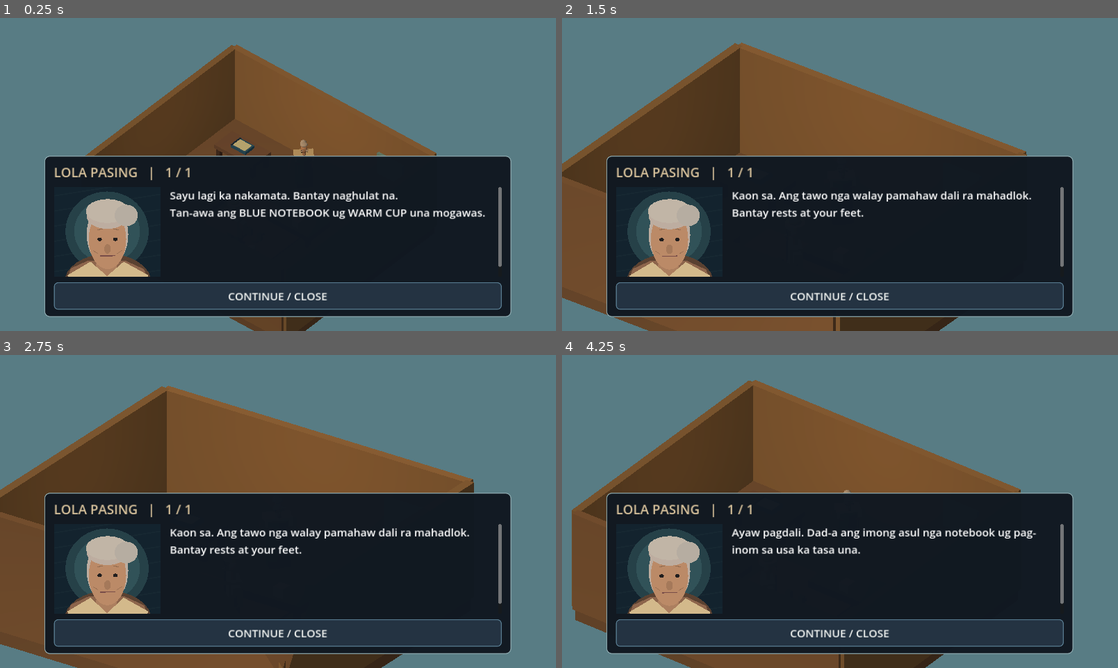
Above: before the commit, frames 1-4 (two rows, left to right).
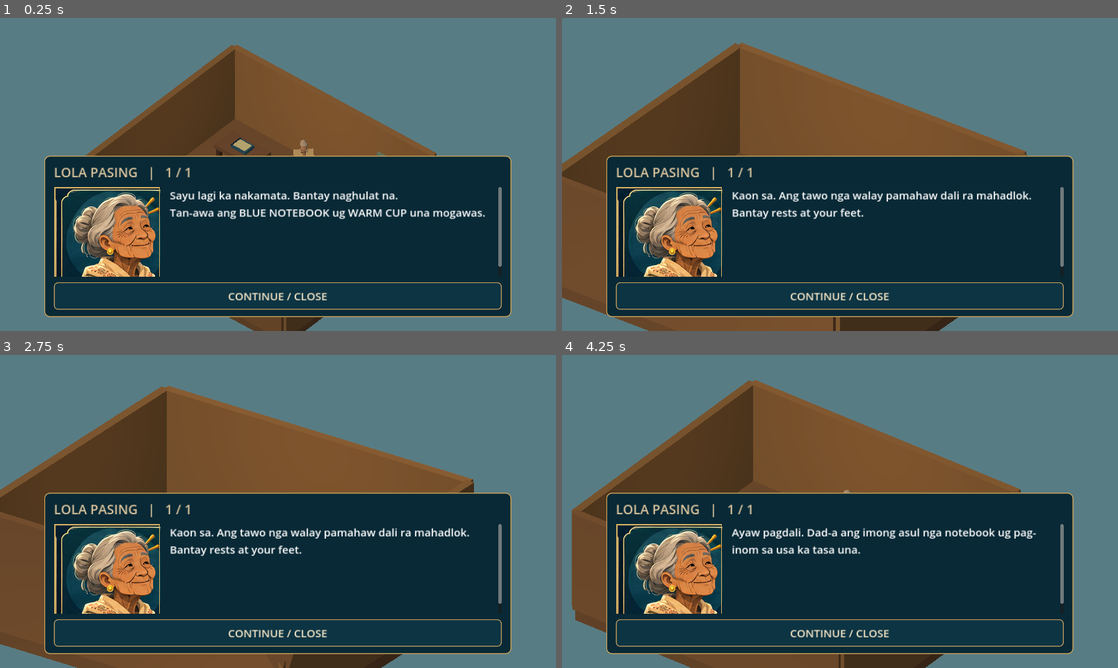
Above: after the commit, the same moments.

Repository: LokiJ07/Tabi-tabi
Game: Godot game, scene res://scenes/main.tscn
Same seed, same stepped clock (60 frames per second), same inputs: the game is played once before the commit and once after it.
Inputs (mouse positions are in pixels of both pictures, inside the frame that each line leads up to):
- Up to frame 1 (0.25 s): no input
- Up to frame 2 (1.5 s): tap Enter (ui_accept) at 0.5, 0.77 s; move the mouse to (962, 158) at 0.52 s; hold Right (ui_right) 0.53-1.25 s; click (962, 158) at 0.67 s; drag from (728, 190) to (812, 237) at 1.27 s
- Up to frame 3 (2.75 s): move the mouse to (333, 442) at 2.02 s; hold Right (ui_right) from 2.03 s (still down)
- Up to frame 4 (4.25 s): release Right (ui_right) at 2.75 s; drag from (812, 574) to (673, 464) at 2.77 s; tap Enter (ui_accept) at 3.5, 3.77 s; move the mouse to (1006, 558) at 3.52 s; hold Left (ui_left) from 3.53 s (still down)

The runs differ from the first frame. In frame 1, 5.3% of the frame differs, in the area x 8-92%, y 44-96%; in frame 2, 5.2%; in frame 3, 5.3%; in frame 4, 5.3%.

Commit message:
art(night1): integrate approved painted busts, mangrove shoreline, nipa facades and themed mobile UI

Diff:
--- a/scripts/main.gd
+++ b/scripts/main.gd
@@ -13,6 +13,7 @@
 const SpeakerPortrait = preload("res://scripts/ui/speaker_portrait.gd")
 const ConversationPages = preload("res://scripts/narrative/conversation_pages.gd")
 const BarrioDetails = preload("res://scripts/world/barrio_details.gd")
+const Mangrove = preload("res://scripts/world/mangrove.gd")
 const CinematicCamera = preload("res://scripts/visuals/cinematic_camera.gd")
 const BarrioLighting = preload("res://scripts/visuals/barrio_lighting.gd")
 const RiverBanca = preload("res://scripts/world/river_banca.gd")
@@ -245,9 +246,17 @@
 	for x in [-8.6, -7.0, -5.4]:
 		_box("Landing plank", Vector3(x, 0.28, 9), Vector3(0.13, 0.06, 3.0), Color(0.58, 0.38, 0.23), false)
 	river_boat = RiverBanca.build(self, Vector3(-8.6, 0.15, 4.4))
+	var mangrove_index := 0
 	for x in [-19.0, -13.0, 13.0, 19.0]:
 		for z in [-18.0, -5.0, 14.0]:
-			_tree(Vector3(x, 0, z))
+			if x < 0.0:
+				Mangrove.build(self, Vector3(x, -0.04, z), mangrove_index)
+				mangrove_index += 1
+			else:
+				_tree(Vector3(x, 0, z))
+	for z in [-12.0, 1.0]:
+		Mangrove.build(self, Vector3(-11.75, -0.04, z), mangrove_index)
+		mangrove_index += 1
 	_marker("LOLA", Vector3(4, 0.1, 7), Color(0.9, 0.73, 0.44))
 	_marker("DADO", Vector3(-5, 0.1, 7), Color(0.42, 0.68, 0.83))
 	_marker("MOORING", Vector3(-7, 0.1, 13), Color(0.8, 0.76, 0.49))
@@ -502,8 +511,8 @@
 
 func _style_modal(panel: PanelContainer) -> void:
 	var style := StyleBoxFlat.new()
-	style.bg_color = Color(0.065, 0.095, 0.13, 0.98)
-	style.border_color = Color(0.56, 0.67, 0.69, 0.9)
+	style.bg_color = Color("#092936")
+	style.border_color = Color("#d0a65b")
 	style.set_border_width_all(2)
 	style.set_corner_radius_all(12)
 	style.content_margin_left = 22.0
@@ -527,18 +536,46 @@
 	return style
 
 
+func _style_game_button(button: Button, title: String, touch: bool = false) -> void:
+	# Shared Night 1 visual language from the approved art guide.
+	var base := StyleBoxFlat.new()
+	base.bg_color = Color("#082b37")
+	base.border_color = Color("#c69b55")
+	base.set_border_width_all(2)
+	base.set_corner_radius_all(13 if touch else 8)
+	base.content_margin_left = 11
+	base.content_margin_right = 11
+	var over := base.duplicate() as StyleBoxFlat
+	over.bg_color = Color("#154758")
+	over.border_color = Color("#f5ce7a")
+	var held := base.duplicate() as StyleBoxFlat
+	held.bg_color = Color("#365442")
+	held.border_color = Color("#ffd47a")
+	held.set_border_width_all(3)
+	button.add_theme_stylebox_override("normal", base)
+	button.add_theme_stylebox_override("hover", over)
+	button.add_theme_stylebox_override("pressed", held)
+	button.add_theme_stylebox_override("hover_pressed", held)
+	button.add_theme_color_override("font_color", Color("#f8e8c7"))
+	button.add_theme_color_override("font_hover_color", Color.WHITE)
+	button.add_theme_color_override("font_pressed_color", Color("#fff4d1"))
+	button.add_theme_font_size_override("font_size", 23)
+	button.alignment = HORIZONTAL_ALIGNMENT_CENTER
+	button.set_meta("art_theme", "night1-gold-navy")
+
+
 func _style_modal_button(button: Button, selected: bool = false, footer: bool = false) -> void:
 	# The default Godot Button font and disabled palette were nearly invisible
 	# on the user's landscape phone. Explicit styles cover every state.
-	var edge := Color(0.43, 0.75, 0.65) if selected else Color(0.34, 0.48, 0.56)
-	var background := Color(0.14, 0.25, 0.27) if selected else Color(0.14, 0.20, 0.26)
+	var edge := Color("#ffd47a") if selected else Color("#bb995c")
+	var background := Color("#295643") if selected else Color("#0d3443")
 	button.add_theme_stylebox_override("normal", _menu_style(background, edge))
-	button.add_theme_stylebox_override("hover", _menu_style(Color(0.22, 0.34, 0.39), Color(0.65, 0.83, 0.81)))
-	button.add_theme_stylebox_override("pressed", _menu_style(Color(0.26, 0.40, 0.39), Color(0.90, 0.80, 0.49)))
+	button.add_theme_stylebox_override("hover", _menu_style(Color("#184d59"), Color("#ffdf96")))
+	button.add_theme_stylebox_override("pressed", _menu_style(Color("#2a5644"), Color("#fbd485")))
 	button.add_theme_stylebox_override("hover_pressed", _menu_style(Color(0.26, 0.40, 0.39), Color(0.90, 0.80, 0.49)))
-	button.add_theme_stylebox_override("focus", _menu_style(Color(0.0, 0.0, 0.0, 0.0), Color(0.98, 0.84, 0.46)))
+	button.add_theme_stylebox_override("focus", _menu_style(Color(0.0, 0.0, 0.0, 0.0), Color("#ffde92")))
 	button.add_theme_stylebox_override("disabled", _menu_style(Color(0.11, 0.18, 0.21), edge.darkened(0.15)))
-	button.add_theme_color_override("font_color", Color(0.96, 0.97, 0.96))
+	button.add_theme_color_override("font_color", Color("#f8e8c7"))
 	button.add_theme_color_override("font_hover_color", Color.WHITE)
 	button.add_theme_color_override("font_pressed_color", Color.WHITE)
 	button.add_theme_color_override("font_focus_color", Color.WHITE)
@@ -688,6 +725,7 @@
 		action.offset_top = -255
 		action.offset_bottom = -200
 		action.pressed.connect(func(): _choose_story_action(index))
+		_style_game_button(action, "STORY ACTION")
 		gameplay_hud.add_child(action)
 		choice_buttons.append(action)
 	_refresh_choices()
@@ -995,6 +1033,7 @@
 	button.size = size
 	button.button_down.connect(down)
 	button.button_up.connect(up)
+	_style_game_button(button, title, size.x < 95.0)
 	parent.add_child(button)
 	return button
 
@@ -1016,8 +1055,8 @@
 			focus_visual_state = state
 			focus_button.text = "FOCUS HELD" if active else "HOLD FOCUS"
 			var style := StyleBoxFlat.new()
-			style.bg_color = Color("#286d57") if active else Color("#202d35")
-			style.border_color = Color("#a0ffd3") if active else Color("#52616d")
+			style.bg_color = Color("#665123") if active else Color("#082b37")
+			style.border_color = Color("#ffda70") if active else Color("#c69b55")
 			style.set_border_width_all(3 if active else 2)
 			style.set_corner_radius_all(8)
 			focus_button.add_theme_stylebox_override("normal", style)
--- a/scripts/ui/speaker_portrait.gd
+++ b/scripts/ui/speaker_portrait.gd
@@ -3,6 +3,7 @@
 ## procedurally authored 3D costume. No external textures or extra 3D viewport.
 
 const FolkActors = preload("res://scripts/visuals/folk_actors.gd")
+const PORTRAIT_ATLAS: Texture2D = preload("res://assets/portraits/night01_art_guide_busts.jpg")
 # Night 1 uses fixed role-specific inked portraits generated from the SAME
 # character palette as the 3D actors. The earlier AI collage is deliberately
 # not displayed: it reused facial shapes and mismatched in-world identities.
@@ -48,6 +49,21 @@
 		var a := TAU * float(i) / 32.0
 		points.append(center + Vector2(cos(a) * radius.x, sin(a) * radius.y))
 	draw_colored_polygon(points, color)
+
+
+static func atlas_region(who: String) -> Rect2:
+	match FolkActors.role_id(who):
+		"DADO":
+			return Rect2(0, 0, 256, 256)
+		"MARA":
+			return Rect2(256, 0, 256, 256)
+		"SABEL":
+			return Rect2(512, 0, 256, 256)
+		"LOLA":
+			return Rect2(768, 0, 256, 256)
+		"APPRENTICE":
+			return Rect2(1024, 0, 256, 256)
+	return Rect2()
 
 
 static func portrait_identity(who: String) -> Dictionary:
@@ -76,6 +92,14 @@
 	if size.x < 1.0 or size.y < 1.0:
 		return
 	draw_set_transform(Vector2.ZERO, 0.0, Vector2(size.x / 256.0, size.y / 256.0))
+	# Actual cropped portraits from the approved Night 1 art guide.
+	# Deterministic atlas positions keep each NPC visually consistent.
+	var region := atlas_region(speaker_id)
+	if region.size.x > 0.0:
+		draw_texture_rect_region(PORTRAIT_ATLAS, Rect2(0, 0, 256, 256), region)
+		draw_rect(Rect2(2, 2, 252, 252), Color("#d3af62"), false, 3.0)
+		draw_set_transform(Vector2.ZERO, 0.0, Vector2.ONE)
+		return
 	# Original fixed hand-authored silhouettes; no AI collage texture at runtime.
 	draw_rect(Rect2(0, 0, 256, 256), Color("#13232e"))
 	# Film-like rim lights and an intentionally simple inked illustration style.
--- a/scripts/world/barrio_details.gd
+++ b/scripts/world/barrio_details.gd
@@ -80,15 +80,33 @@
 	structure.position = at
 	root.add_child(structure)
 	_box(structure, "Woven wall stripe", Vector3(0, 1.25, 2.02), Vector3(3.7, 0.20, 0.06), wall)
+	# Woven bamboo has a distinct rhythm/texture rather than one flat wall.
+	for i in range(9):
+		var x: float = -1.82 + float(i) * 0.43
+		_box(structure, "Nipa facade bamboo strip %d" % i, Vector3(x, 1.46, 2.10), Vector3(0.043, 2.06, 0.045), Color("#c29c69") if i % 2 == 0 else Color("#876647"))
+	for i in range(5):
+		var y := 0.58 + float(i) * 0.40
+		_box(structure, "Woven horizontal rib %d" % i, Vector3(0, y, 2.12), Vector3(3.77, 0.052, 0.043), Color("#9d794e"))
+	_box(structure, "Nipa wall lower trim", Vector3(0, 0.35, 2.15), Vector3(3.9, 0.17, 0.12), Color("#654635"))
 	_box(structure, "Front door", Vector3(-0.35, 0.89, 2.045), Vector3(1.15, 1.76, 0.06), accent.darkened(0.22))
 	_box(structure, "Door frame lintel", Vector3(-0.35, 1.85, 2.11), Vector3(1.35, 0.13, 0.14), wall.lightened(0.2))
 	_box(structure, "Windowsill", Vector3(1.10, 1.18, 2.09), Vector3(0.74, 0.10, 0.16), Color("#c1a17a"))
-	_box(structure, "Dark window", Vector3(1.10, 1.53, 2.07), Vector3(0.64, 0.57, 0.04), Color("#1b343b"))
+	_box(structure, "Dark window", Vector3(1.10, 1.53, 2.15), Vector3(0.64, 0.57, 0.04), Color("#1b343b"))
+	_box(structure, "Open window shutter", Vector3(1.55, 1.53, 2.17), Vector3(0.30, 0.61, 0.08), accent)
+	_box(structure, "Window cross brace", Vector3(1.10, 1.53, 2.18), Vector3(0.06, 0.59, 0.05), Color("#d2b383"))
 	for side in [-1, 1]:
 		var roof := _box(structure, "Layered roof %d" % side, Vector3(1.24 * side, 3.06, 0), Vector3(2.94, 0.15, 4.72), accent)
 		roof.rotation.z = 0.19 * float(side)
 		_box(structure, "Under eave %d" % side, Vector3(2.1 * side, 2.86, 0), Vector3(0.14, 0.18, 4.45), Color("#74533d"))
+		for j in range(5):
+			var thatch := _box(structure, "Layered roof cap %d_%d" % [side, j],
+				Vector3(1.24 * side, 3.17, -1.75 + float(j) * 0.88),
+				Vector3(3.04, 0.045, 0.43), Color("#957451") if j % 2 == 0 else Color("#71523e"))
+			thatch.rotation.z = 0.19 * float(side)
 	_box(structure, "Raised porch edge", Vector3(0, 0.18, 2.46), Vector3(3.2, 0.16, 0.76), Color("#72513c"))
+	for j in range(6):
+		_box(structure, "Porch floorboards %d" % j, Vector3(-1.37 + float(j) * 0.56, 0.28, 2.5),
+			Vector3(0.46, 0.035, 0.76), Color("#9a7047") if j % 2 == 0 else Color("#b08a5b"))
 	if kind == 0:
 		_box(structure, "Lola woven mat", Vector3(1.16, 0.35, 2.52), Vector3(0.93, 0.06, 0.48), Color("#ba9563"))
 		_box(structure, "Lola flower pot", Vector3(2.28, 0.33, 2.5), Vector3(0.4, 0.50, 0.38), Color("#8c5643"))
--- /dev/null
+++ b/scripts/world/mangrove.gd
@@ -0,0 +1,74 @@
+extends RefCounted
+## Visually identifiable mangroves for the shallow Barrio Lawom estuary.
+## Faceted canopies, forked trunks and stilt roots: no ordinary orchard trees in
+## the brackish river. Visuals only; never obstruct the path or gameplay.
+const ROOT_NAME := "Mangrove"
+
+static func material(color: Color) -> StandardMaterial3D:
+	var m := StandardMaterial3D.new()
+	m.albedo_color = color
+	m.roughness = 0.94
+	return m
+
+static func _segment(parent: Node3D, name: String, a: Vector3, b: Vector3, radius: float, color: Color) -> MeshInstance3D:
+	var piece := MeshInstance3D.new()
+	piece.name = name
+	var geo := CylinderMesh.new()
+	geo.radial_segments = 6
+	geo.rings = 1
+	geo.height = a.distance_to(b)
+	geo.top_radius = radius * 0.76
+	geo.bottom_radius = radius
+	piece.mesh = geo
+	piece.position = (a + b) * 0.5
+	piece.quaternion = Quaternion(Vector3.UP, (b - a).normalized())
+	piece.material_override = material(color)
+	parent.add_child(piece)
+	return piece
+
+static func _canopy(parent: Node3D, name: String, at: Vector3, scale3: Vector3, color: Color) -> void:
+	var mesh := MeshInstance3D.new()
+	mesh.name = name
+	var shape := SphereMesh.new()
+	shape.radial_segments = 9
+	shape.rings = 5
+	mesh.mesh = shape
+	mesh.position = at
+	mesh.scale = scale3
+	mesh.material_override = material(color)
+	parent.add_child(mesh)
+
+static func build(parent: Node3D, at: Vector3, index: int = 0) -> Node3D:
+	var tree := Node3D.new()
+	tree.name = "Mangrove_%d" % index
+	tree.position = at
+	parent.add_child(tree)
+	var trunk := Color("#70513e") if index % 2 == 0 else Color("#806146")
+	var high := 2.9 + float(index % 3) * 0.18
+	_segment(tree, "GnarledTrunk", Vector3(0, 0.25, 0), Vector3(0.12, high, 0.04), 0.23, trunk)
+	# Separate splayed roots visibly enter the shallow water, unlike a normal
+	# cylindrical tree trunk standing on an empty blue surface.
+	for i in range(6):
+		var angle := TAU * float(i) / 6.0 + float(index) * 0.23
+		var reach := 1.12 + float(i % 3) * 0.22
+		var edge := Vector3(cos(angle) * reach, -0.07, sin(angle) * reach)
+		var bend := Vector3(cos(angle) * reach * 0.48, 0.78, sin(angle) * reach * 0.48)
+		_segment(tree, "PropRoot_%02d_A" % i, Vector3(0.06, 1.55, 0), bend, 0.097, trunk.darkened(0.12))
+		_segment(tree, "PropRoot_%02d_B" % i, bend, edge, 0.072, trunk.darkened(0.20))
+	# Short branches hold a broad, asymmetrical estuarine crown.
+	for i in range(4):
+		var angle := TAU * float(i) / 4.0 + 0.4
+		var endpoint := Vector3(cos(angle) * 1.23, high + 0.42, sin(angle) * 1.20)
+		_segment(tree, "Branch_%d" % i, Vector3(0.12, high - 0.42, 0.04), endpoint, 0.12, trunk)
+	var greens := [
+		Color("#355b3b"), Color("#426c3e"), Color("#557844"),
+		Color("#62834a"), Color("#729051"), Color("#42613f")
+	]
+	_canopy(tree, "MainMangroveCrown", Vector3(0.12, high + 0.62, 0.0), Vector3(1.48, 0.86, 1.38), greens[index % greens.size()])
+	for i in range(5):
+		var angle := TAU * float(i) / 5.0 + float(index) * 0.4
+		_canopy(tree, "MangroveLeafCluster_%d" % i,
+			Vector3(cos(angle) * 1.15, high + 0.48 + 0.17 * float(i % 2), sin(angle) * 1.05),
+			Vector3(0.85, 0.56, 0.76), greens[(i + index) % greens.size()])
+	tree.set_meta("shore_tree", "mangrove")
+	return tree
--- a/tests/night01_cinematic_test.gd
+++ b/tests/night01_cinematic_test.gd
@@ -30,6 +30,10 @@
 	check(portrait.speaker_id == "DADO", "portrait resolves fisher identity")
 	portrait.call("set_speaker", "TEACHER MARA")
 	check(portrait.speaker_id == "MARA", "portrait switches speaker")
+	check(Portrait.PORTRAIT_ATLAS.get_width() == 1280 and Portrait.PORTRAIT_ATLAS.get_height() == 256, "actual approved art guide portrait sprites imported as single atlas")
+	check(Portrait.atlas_region("LOLA") != Portrait.atlas_region("DADO"), "Lola and Dado never share portrait sprite")
+	check(Portrait.atlas_region("MARA") != Portrait.atlas_region("SABEL"), "Mara and Sabel have unique painted art")
+	check(Portrait.atlas_region("NARRATOR").size == Vector2.ZERO, "object narration never uses a human photo")
 	var profiles := {}
 	for role in ["LOLA", "DADO", "MARA", "SABEL", "APPRENTICE"]:
 		var profile: Dictionary = Portrait.portrait_identity(role)
--- a/tests/night01_hud_test.gd
+++ b/tests/night01_hud_test.gd
@@ -44,6 +44,10 @@
 	check(not game.notebook_panel.visible, "only one readable modal")
 	check(game.settings_panel.get_node_or_null("SettingsLayout/SettingsScroll") != null, "long settings menu is scrollable")
 	check(game.pref_text_button.get_theme_font_size("font_size") >= 27, "options buttons receive readable theme")
+	check(game.pref_text_button.get_theme_stylebox("normal") is StyleBoxFlat, "settings have clear art-themed button background")
+	check((game.pref_text_button.get_theme_stylebox("normal") as StyleBoxFlat).border_color == Color("#bb995c"), "options use gold accent from approved art guide")
+	check(game.focus_button.get_meta("art_theme", "") == "night1-gold-navy", "touch gameplay control uses same art guide palette")
+	check(game.choice_buttons[0].get_meta("art_theme", "") == "night1-gold-navy", "story actions share art styling")
 	check(game.pref_text_button.custom_minimum_size.y >= 63.0, "options buttons have large touch target")
 	check(game.pref_text_button.alignment == HORIZONTAL_ALIGNMENT_LEFT, "option labels left-aligned for scanning")
 	check(game.settings_panel.get_node_or_null("SettingsLayout/CloseSettings") != null, "settings close button remains fixed outside scrolling options")
--- /dev/null
+++ b/tests/night01_mangrove_art_test.gd
@@ -0,0 +1,39 @@
+extends SceneTree
+const Mangrove = preload("res://scripts/world/mangrove.gd")
+const GameScene = preload("res://scenes/main.tscn")
+var failed := 0
+
+func check(ok: bool, title: String) -> void:
+	if not ok:
+		failed += 1
+		printerr("Night 1 mangrove art: " + title)
+
+func _initialize() -> void:
+	call_deferred("_run")
+
+func _run() -> void:
+	var root_node := Node3D.new()
+	root.add_child(root_node)
+	var tree := Mangrove.build(root_node, Vector3(-13, -0.04, 2), 42)
+	check(tree.name == "Mangrove_42", "each tree has named and stable identity")
+	check(tree.get_meta("shore_tree", "") == "mangrove", "shoreline species explicit")
+	check(tree.get_node_or_null("GnarledTrunk") != null, "mangrove has gnarled woody stem")
+	check(tree.get_node_or_null("PropRoot_00_A") != null and tree.get_node_or_null("PropRoot_05_B") != null, "distinct branching stilt roots reach shallows")
+	check(tree.get_node_or_null("MainMangroveCrown") != null, "mangrove has layered leafy crown")
+	check(tree.get_node_or_null("MangroveLeafCluster_4") != null, "multiple irregular foliage layers")
+	check(tree.get_child_count() >= 25, "tree is not one trunk and one round canopy")
+	root_node.queue_free()
+	var game = GameScene.instantiate()
+	root.add_child(game)
+	await process_frame
+	var root_count := 0
+	for node in game.get_children():
+		if node is Node3D and str(node.name).begins_with("Mangrove_"):
+			root_count += 1
+	check(root_count >= 8, "river uses eight mangroves rather than ordinary trees")
+	check(game.get_node_or_null("BarrioEnvironmentDetails/Lola woven home/Nipa facade bamboo strip 0") != null, "Lola house has woven bamboo facade")
+	check(game.get_node_or_null("BarrioEnvironmentDetails/Mara schoolhouse/Open window shutter") != null, "school window gets architectural detail")
+	check(game.get_node_or_null("BarrioEnvironmentDetails/Sabel riverside store/Porch floorboards 0") != null, "store has textured porch")
+	game.queue_free()
+	print("Night 1 mangrove and nipa artwork: ", "PASS" if failed == 0 else str(failed) + " failures")
+	quit(0 if failed == 0 else 1)
Binary file added: assets/portraits/night01_art_guide_busts.jpg
Not shown, added: docs/G5_APPROVED_ART_GUIDE_INTEGRATION.md
